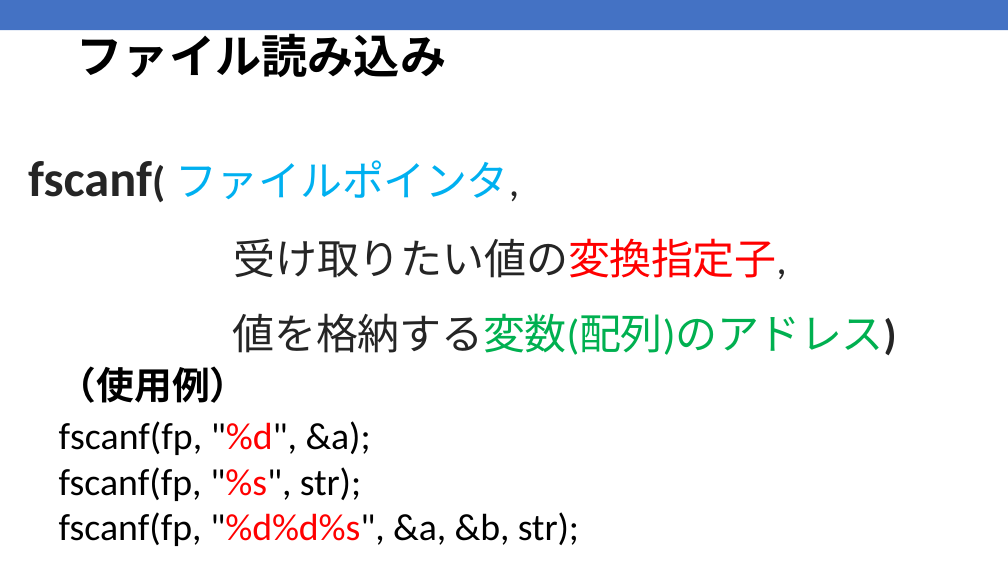
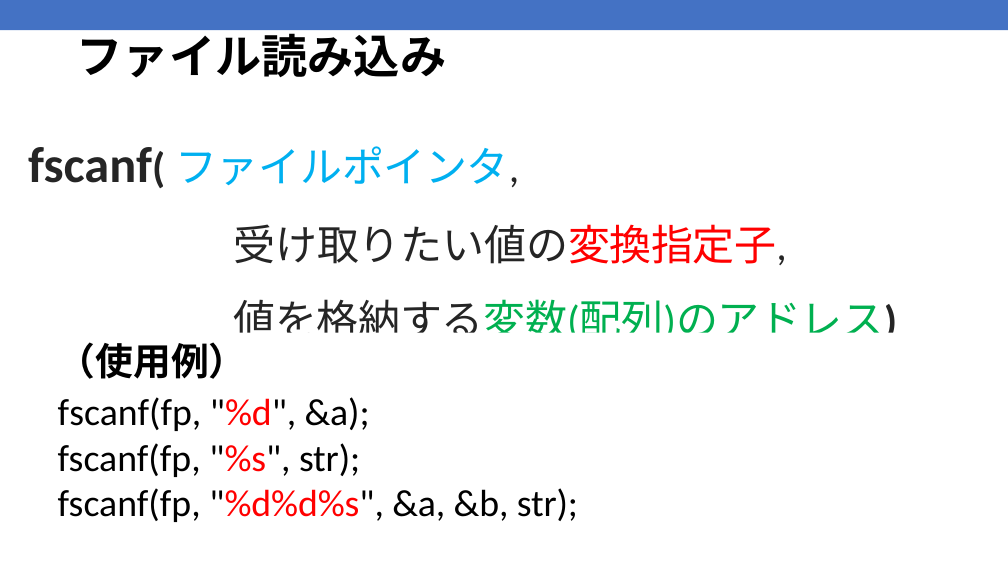
Before and after one commit to kic-murata/cpp2025, a slide deck: slide 11 of 授業資料/授業資料：ファイル処理.pptx. Drawn at 1008x567 pixels with LibreOffice and Linux fonts; fonts in the diff are those of the drawing. Boxes give left, top, right and bottom in pixels: in the first picture for what was removed or moved away, otherwise in the second. Text is boxed around its words. In the diff, an @@ line names an element or a change of style, - is before the commit and + after.

```diff
--- a/授業資料/授業資料：ファイル処理.pptx
+++ b/授業資料/授業資料：ファイル処理.pptx
@@ text "fscanf( ファイルポインタ,": place and size @@
-text "fscanf( ファイルポインタ," at (28, 160, 897, 355)
+text "fscanf( ファイルポインタ," at (28, 146, 898, 333)
@@ text at (233, 224, 898, 333): text changed @@
-受け取りたい値の変換指定子,
-値を格納する変数(配列)のアドレス)
+受け取りたい値の変換指定子,
+値を格納する変数(配列)のアドレス)
@@ text "（使用例）": place and size @@
-text "（使用例）" at (59, 366, 579, 546)
+text "（使用例）" at (58, 342, 578, 522)
```
Also in this commit, not shown: 5 other slides changed, 2 other files.
